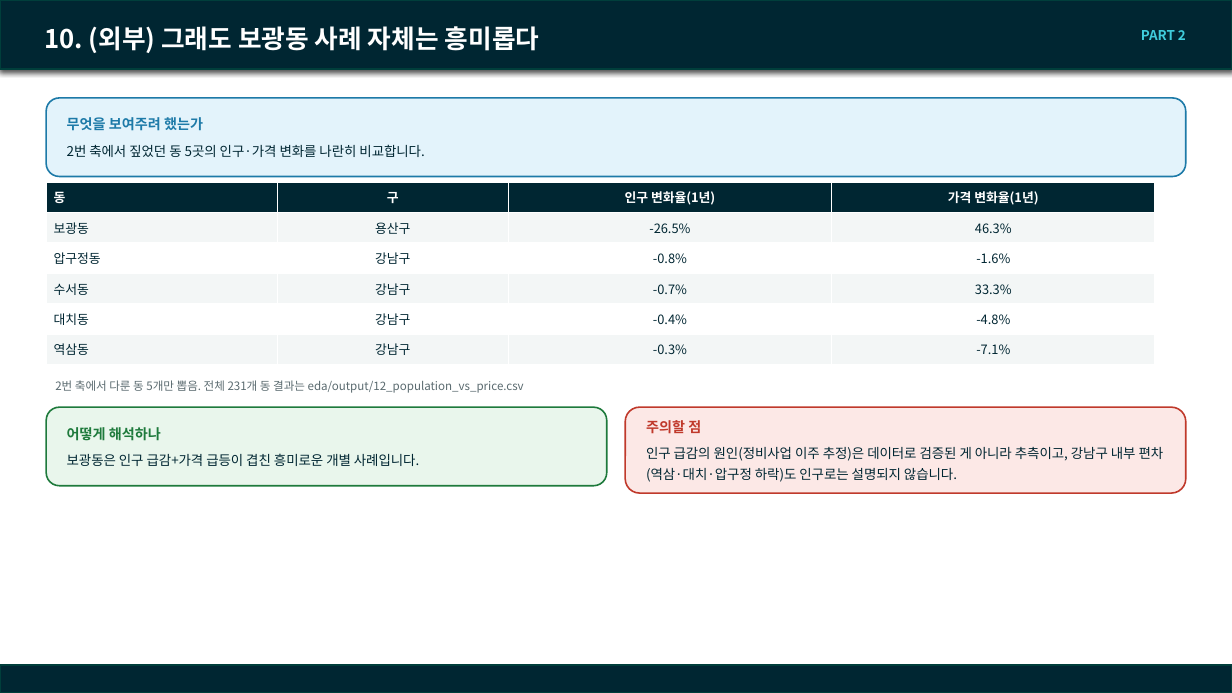
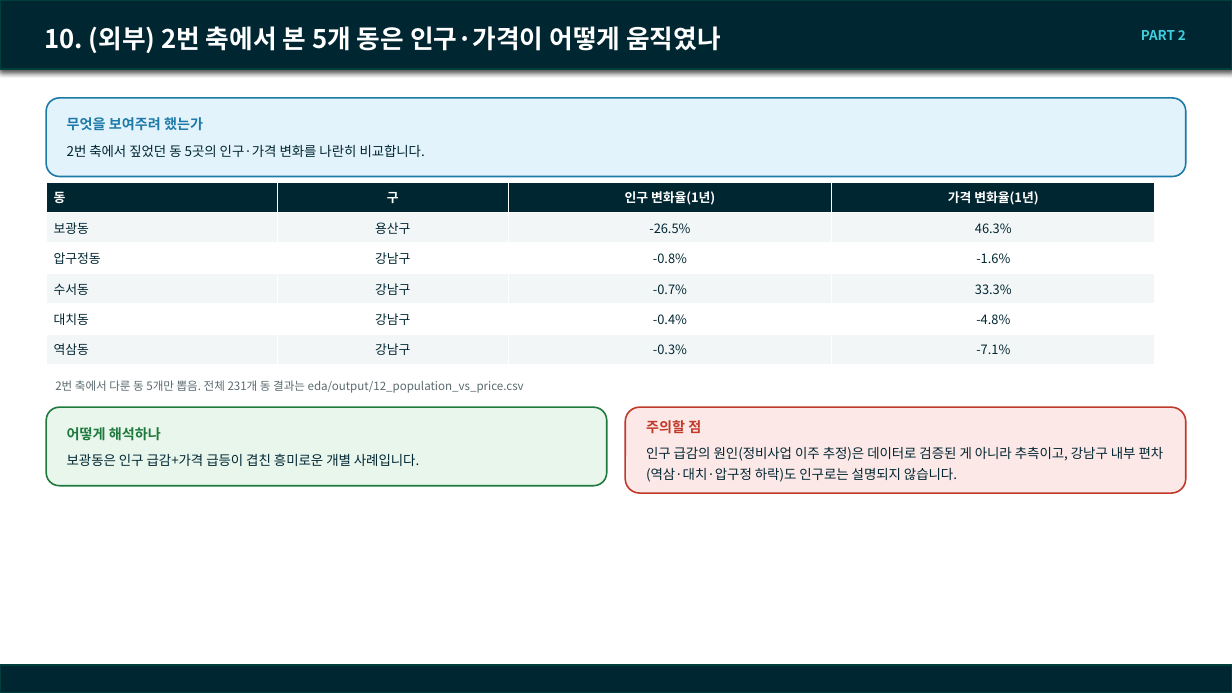
Before and after one commit to SunooJ-KR/Boomingup, a slide deck: slide 22 of eda/docs/260916_team_meeting.pptx. Drawn at 1232x693 pixels with LibreOffice and Linux fonts; fonts in the diff are those of the drawing; background and template pictures are left out. Boxes give left, top, right and bottom in pixels: in the first picture for what was removed or moved away, otherwise in the second. Text is boxed around its words. In the diff, an @@ line names an element or a change of style, - is before the commit and + after.

```diff
--- a/eda/docs/260916_team_meeting.pptx
+++ b/eda/docs/260916_team_meeting.pptx
@@ title at (x1=44, y1=26, x2=721, y2=53): text changed @@
-10. (외부) 그래도 보광동 사례 자체는 흥미롭다
+10. (외부) 2번 축에서 본 5개 동은 인구·가격이 어떻게 움직였나
```
Also in this commit, not shown: 18 other slides changed, 1 other file.
